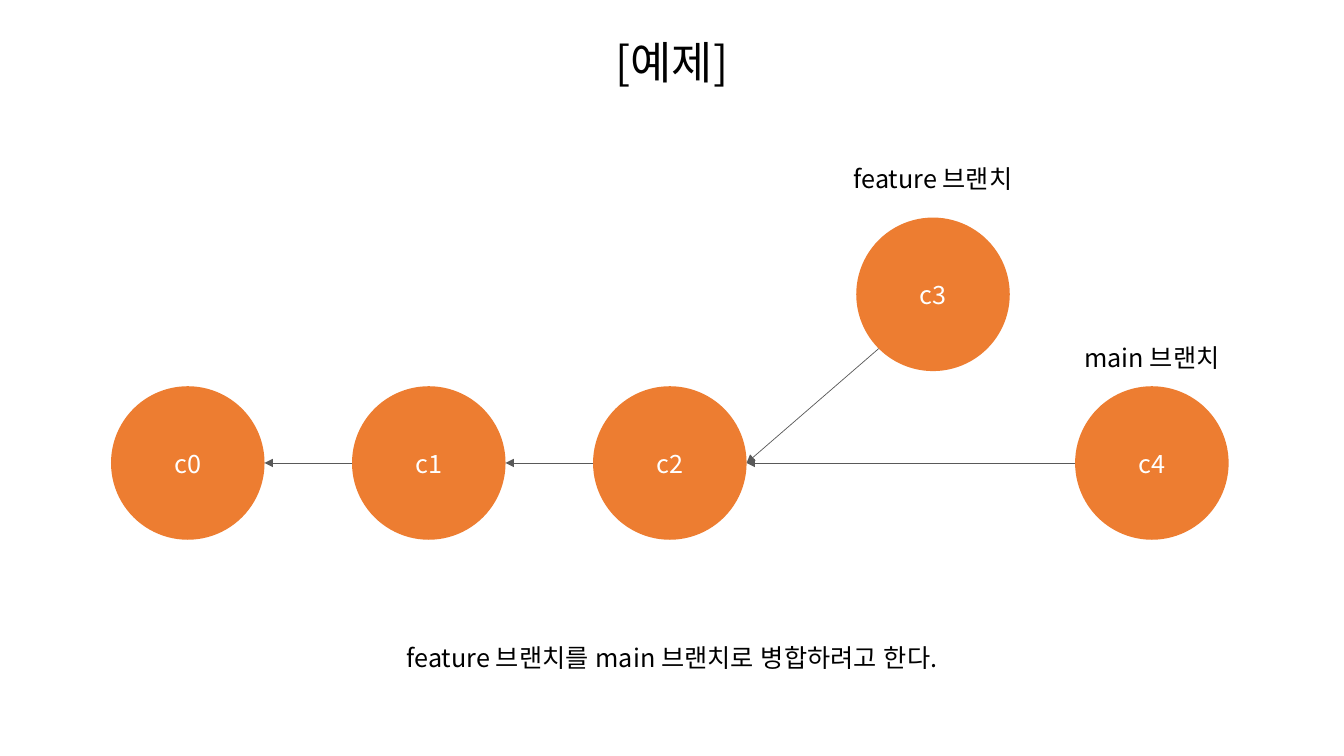
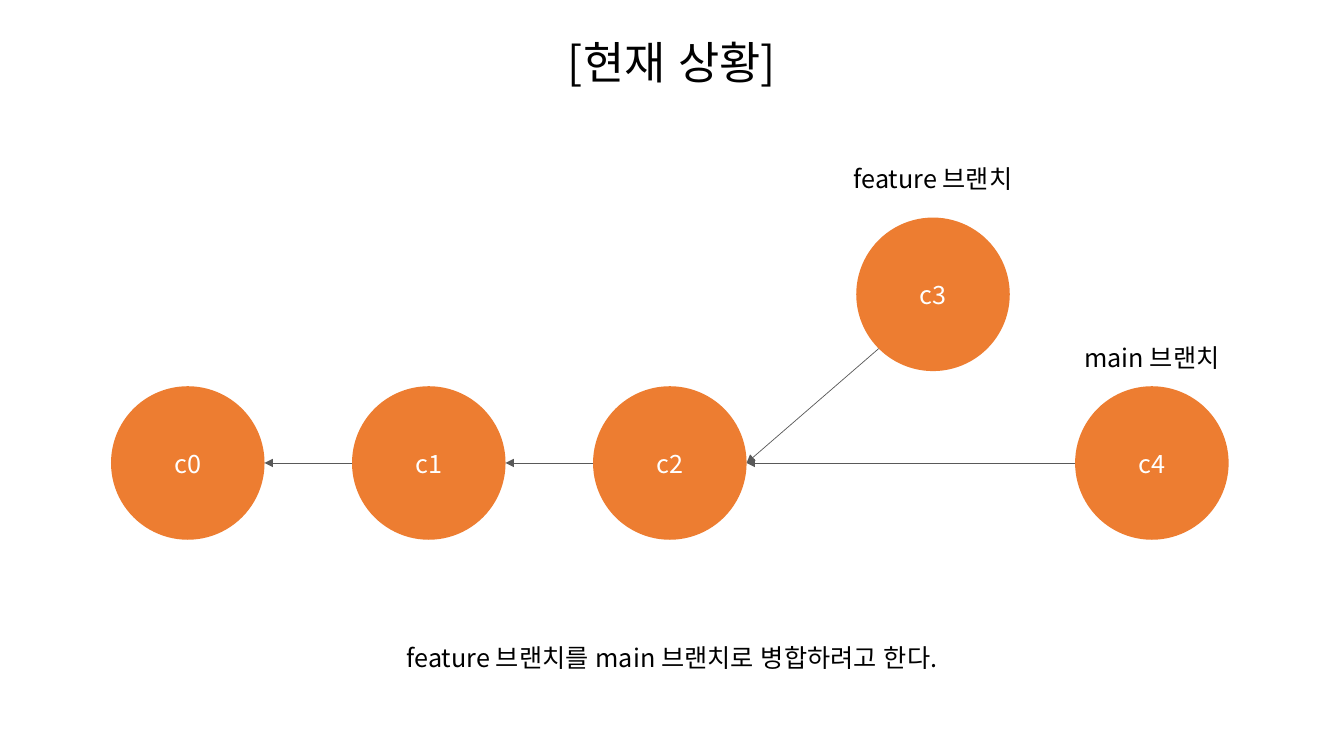
Before and after one commit to SeungHeeNoh/study_well, a slide deck: slide 7 of docs/9. rebase.pptx. Drawn at 1344x756 pixels with LibreOffice and Linux fonts; fonts in the diff are those of the drawing. Boxes give left, top, right and bottom in pixels: in the first picture for what was removed or moved away, otherwise in the second. Text is boxed around its words. In the diff, an @@ line names an element or a change of style, - is before the commit and + after.

```diff
--- a/docs/9. rebase.pptx
+++ b/docs/9. rebase.pptx
@@ text at (x1=568, y1=41, x2=776, y2=87): text changed @@
-[예제]
+[현재 상황]
```
Also in this commit, not shown: 5 other slides changed, 30 slides added.
